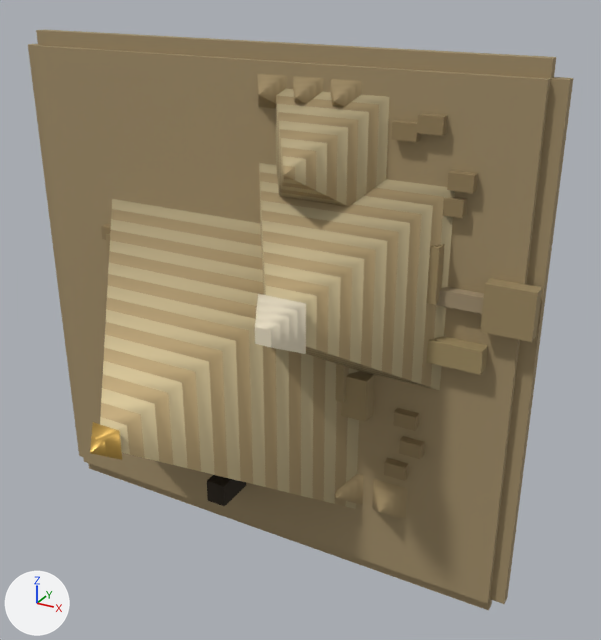
A saved change to the glTF model public/models/great-pyramid.glb.
Rendered twice from a 50 mm lens placed at (1.13, -1.84, 0.93), pointed at (0.2, -0.17, 0.09). The axes (+X, +Y, +Z) are drawn at lower left. The lights are the same throughout. The first picture is the older version. Vertices at exactly the same position are counted once.

Before the edit, the objects in view are built like this:
```python
me_mesh_1 = bpy.data.meshes.new('Mesh_1')
me_mesh_1.from_pydata(...)  # 230 vertices, 368 faces; spans x -0.48..0.54, y -0.591..-0.05, z -0.52..0.63
me_mesh_1.materials.append(mat_limestone)
me_mesh_8 = bpy.data.meshes.new('Mesh_8')
me_mesh_8.from_pydata(...)  # a box spanning x 0.47..0.65, y -0.09..-0.05, z 0.01..0.07; a box spanning x 0.44..0.48, y -0.13..-0.07, z 0.02..0.06
me_mesh_8.materials.append(mat_sphinxbody)
me_mesh_9 = bpy.data.meshes.new('Mesh_9')
me_mesh_9.from_pydata(...)  # 96 vertices, 144 faces; spans x -0.51..0.59, y -0.075..-0.05, z -0.44..0.6
me_mesh_9.materials.append(mat_mastaba)
ob_part_limestone = bpy.data.objects.new('part-limestone', me_mesh_1)
ob_part_limestone.location = (0.0, 0.0, 0.0)
ob_part_mastaba = bpy.data.objects.new('part-mastaba', me_mesh_9)
ob_part_mastaba.location = (0.0, 0.0, 0.0)
ob_part_sphinxbody = bpy.data.objects.new('part-sphinxBody', me_mesh_8)
ob_part_sphinxbody.location = (0.0, 0.0, 0.0)
# also in view: 'part-limestoneBand' at (0.03, -0.34, 0.08); 'part-temple' at (0.13, -0.08, 0.05); 'part-casingWhite' at (0.28, -0.43, 0.18); 'part-dark' at (0.06, -0.11, -0.3); 'part-causeway' at (0.58, -0.06, 0.18)
```
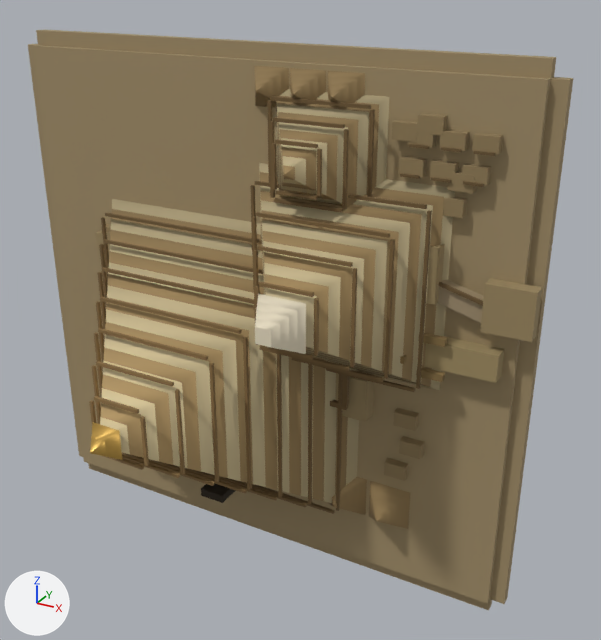
The change, as a list of edits to the scene's bpy script:
```text
Add mat_sphinxtrim:
    mat_sphinxtrim = bpy.data.materials.new('sphinxTrim')
    # nodes: BsdfPrincipled, Mix, OutputMaterial, VertexColor
    # colours: brown #aa8d57, mixed with the vertex colours
Add mat_courseline:
    mat_courseline = bpy.data.materials.new('courseLine')
    # nodes: BsdfPrincipled, Mix, OutputMaterial, VertexColor
    # colours: brown #8f7246, mixed with the vertex colours
Change me_mesh_8:
    used by ob_part_sphinxbody; location = (0.0, 0.0, 0.0)
    remove me_mesh_8.from_pydata(...)  # 16 vertices, 24 faces; spans x 0.44..0.65, y -0.13..-0.05, z 0.01..0.07
    add me_mesh_8.from_pydata(...)  # 16 vertices, 24 faces; spans x 0.424..0.69, y -0.143..-0.049, z 0.0..0.07
    me_mesh_8 part 1: the loose piece of 8 vertices spanning x 0.47..0.65, y -0.09..-0.05, z 0.01..0.07 is scaled about its middle by (1.22, 1.13, 1.17), then moved by (0.02, -0.002, -0.005)
    other edits to the shape of me_mesh_8 do not show in these pictures
Change me_mesh_9:
    used by ob_part_mastaba; location = (0.0, 0.0, 0.0)
    remove me_mesh_9.from_pydata(...)  # 96 vertices, 144 faces; spans x -0.51..0.59, y -0.075..-0.05, z -0.44..0.6
    add me_mesh_9.from_pydata(...)  # 208 vertices, 312 faces; spans x -0.51..0.638, y -0.075..-0.05, z -0.539..0.6
    me_mesh_9 part 2: a new loose piece, a box spanning x 0.411..0.469, y -0.074..-0.05, z 0.461..0.499, in mat_mastaba
    me_mesh_9 part 3: a new loose piece, a box spanning x 0.486..0.544, y -0.074..-0.05, z 0.461..0.499, in mat_mastaba
    me_mesh_9 part 4: a new loose piece, a box spanning x 0.561..0.619, y -0.074..-0.05, z 0.461..0.499, in mat_mastaba
    me_mesh_9 part 5: a new loose piece, a box spanning x 0.43..0.488, y -0.074..-0.05, z 0.531..0.569, in mat_mastaba
    me_mesh_9 part 6: a new loose piece, a box spanning x 0.505..0.563, y -0.074..-0.05, z 0.531..0.569, in mat_mastaba
    me_mesh_9 part 7: a new loose piece, a box spanning x 0.58..0.638, y -0.074..-0.05, z 0.531..0.569, in mat_mastaba
    other edits to the shape of me_mesh_9 do not show in these pictures
Add me_mesh_11:
    me_mesh_11.from_pydata(...)  # a box spanning x 0.455..0.565, y -0.114..-0.096, z -0.021..-0.003; a box spanning x 0.455..0.565, y -0.114..-0.096, z 0.073..0.091; a box spanning x 0.409..0.481, y -0.156..-0.124, z 0.026..0.044
    me_mesh_11.materials.append(mat_sphinxtrim)
Add me_mesh_6_1:
    me_mesh_6_1.from_pydata(...)  # 584 vertices, 876 faces; spans x -0.503..0.75, y -0.553..-0.075, z -0.541..0.618
    me_mesh_6_1.materials.append(mat_courseline)
Add ob_part_sphinxtrim:
    ob_part_sphinxtrim = bpy.data.objects.new('part-sphinxTrim', me_mesh_11)
    ob_part_sphinxtrim.location = (0.0, 0.0, 0.0)
Add ob_part_courseline:
    ob_part_courseline = bpy.data.objects.new('part-courseLine', me_mesh_6_1)
    ob_part_courseline.location = (0.0, 0.0, 0.0)
```

Boxes [x1, y1, x2, y2] around the edits, measured in the pictures (601 x 640 px):
'part-courseLine', added
    after: [89, 96, 495, 514]
'part-mastaba', reshaped (7% wider)
    before: [101, 113, 478, 481]
    after: [101, 113, 503, 481]
'part-sphinxBody', reshaped (31% wider, 20% taller)
    before: [427, 336, 488, 375]
    after: [424, 336, 504, 383]
'part-sphinxTrim', added (brown)
    after: [400, 333, 448, 382]
part 2 of me_mesh_9, added (brown)
    after: [399, 156, 427, 178]
part 3 of me_mesh_9, added (brown)
    after: [430, 160, 459, 179]
part 4 of me_mesh_9, added (brown)
    after: [462, 163, 492, 186]
part 5 of me_mesh_9, added
    after: [408, 133, 437, 148]
part 6 of me_mesh_9, added (brown)
    after: [439, 130, 469, 151]
part 7 of me_mesh_9, added (brown)
    after: [472, 133, 503, 155]
